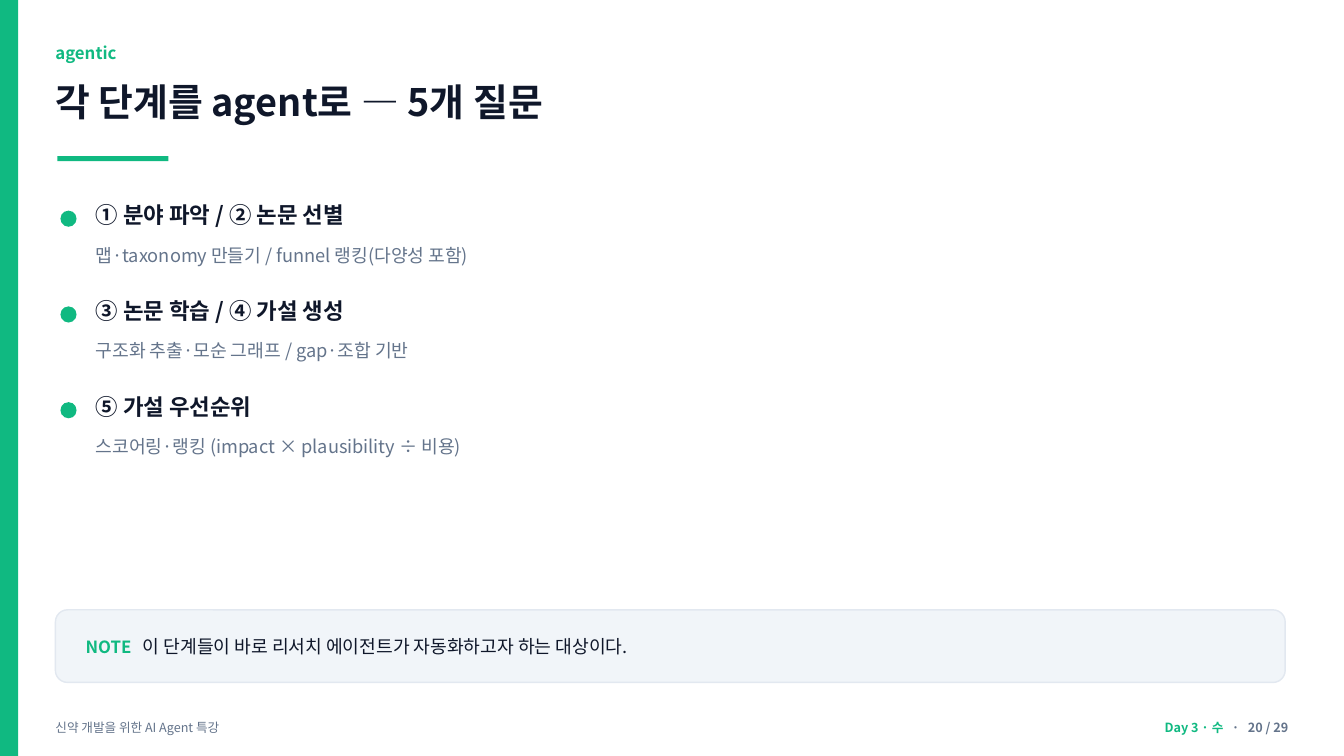
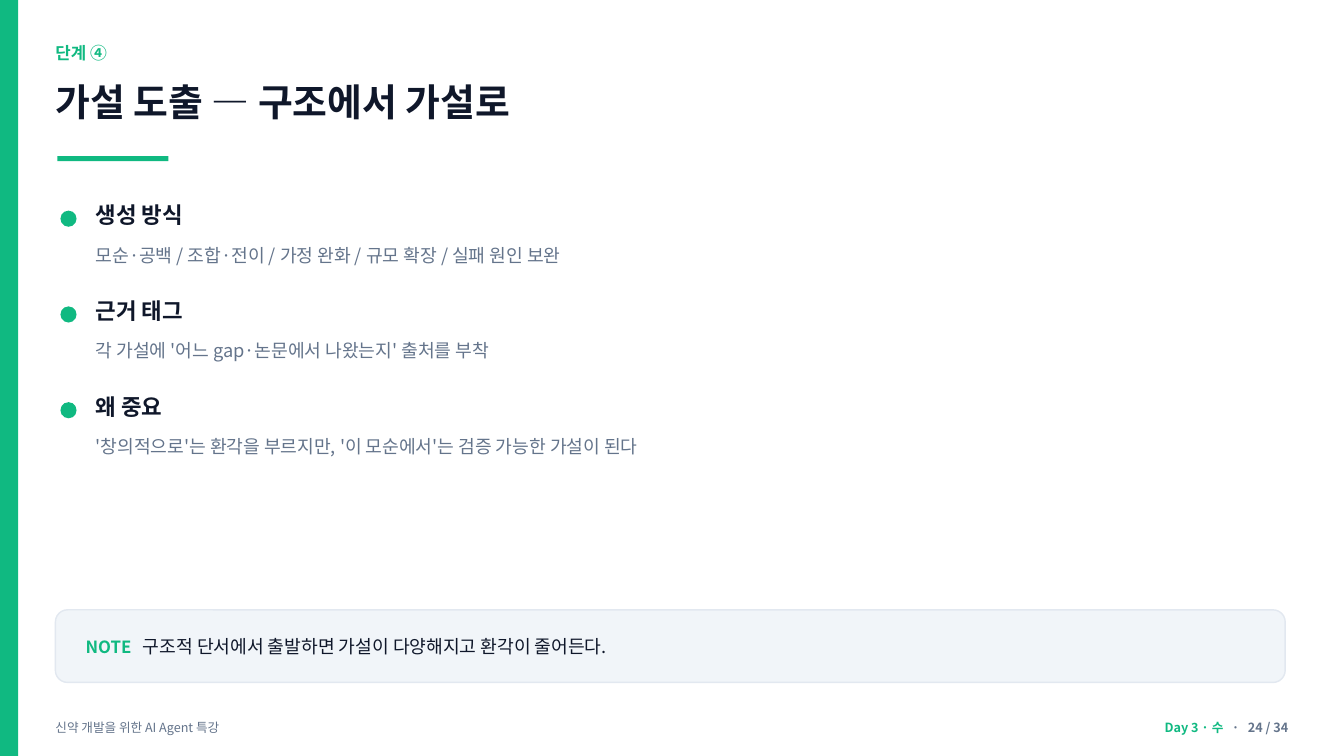
Before and after one commit to jyshin-22/wku-ai-agent-program, a slide deck: slide 24 of slides/day3.pptx (slide 20 before the commit). Drawn at 1344x756 pixels with LibreOffice and Linux fonts; fonts in the diff are those of the drawing. Boxes give left, top, right and bottom in pixels: in the first picture for what was removed or moved away, otherwise in the second. Text is boxed around its words. In the diff, an @@ line names an element or a change of style, - is before the commit and + after.

```diff
--- a/slides/day3.pptx
+++ b/slides/day3.pptx
@@ text at [55, 44, 107, 61]: text changed @@
-agentic
+단계 ④
@@ text at [55, 84, 510, 120]: text changed @@
-각 단계를 agent로 — 5개 질문
+가설 도출 — 구조에서 가설로
@@ text at [96, 204, 183, 225]: text changed @@
-① 분야 파악 / ② 논문 선별
+생성 방식
@@ text at [96, 247, 560, 264]: text changed @@
-맵·taxonomy 만들기 / funnel 랭킹(다양성 포함)
+모순·공백 / 조합·전이 / 가정 완화 / 규모 확장 / 실패 원인 보완
@@ text at [96, 300, 183, 321]: text changed @@
-③ 논문 학습 / ④ 가설 생성
+근거 태그
@@ text at [96, 342, 489, 362]: text changed @@
-구조화 추출·모순 그래프 / gap·조합 기반
+각 가설에 '어느 gap·논문에서 나왔는지' 출처를 부착
@@ text at [96, 396, 162, 417]: text changed @@
-⑤ 가설 우선순위
+왜 중요
@@ text at [96, 438, 637, 456]: text changed @@
-스코어링·랭킹 (impact × plausibility ÷ 비용)
+'창의적으로'는 환각을 부르지만, '이 모순에서'는 검증 가능한 가설이 된다
@@ text at [86, 638, 607, 655]: text changed @@
-NOTE 이 단계들이 바로 리서치 에이전트가 자동화하고자 하는 대상이다.
+NOTE 구조적 단서에서 출발하면 가설이 다양해지고 환각이 줄어든다.
@@ text at [1165, 721, 1288, 735]: text changed @@
-Day 3 · 수 · 20 / 29
+Day 3 · 수 · 24 / 34
```
Also in this commit, not shown: 28 other slides changed, 5 slides added, 6 other files.
